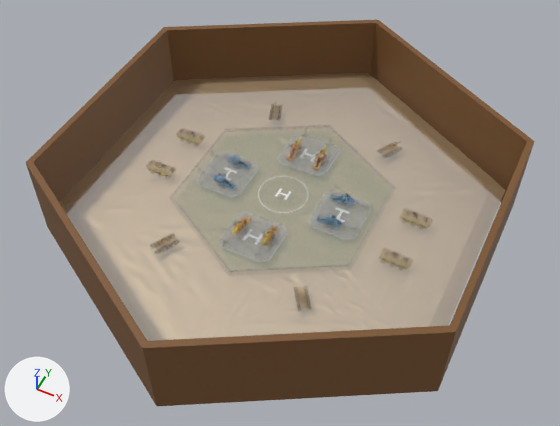
The FBX model Assets/ZombieRunner/Models/Castle/lau dai 3.fbx as it was, and as the next commit left it.
Before and after are seen from a 50 mm lens placed at (6.32, -12.82, 15.32), pointed at (0.17, -0.52, -0.04). Lighting does not change. The marker at lower left points along +X, +Y and +Z. Where no turn or scale is listed for an object, it has been applied to the vertices. Vertices at the same position are counted once.
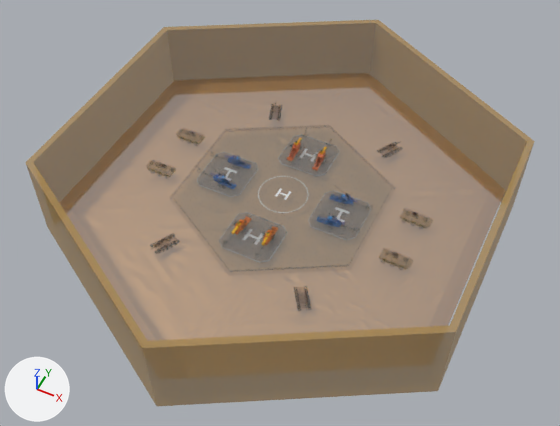
What differs and where, as boxes [x1, y1, x2, y2] in the pictures (560 x 426 px):
'Circle.004', surface changed
    both: [60, 73, 505, 341]
'Circle.007', surface changed, recoloured
    both: [25, 20, 534, 406]
'Circle.011', surface changed
    both: [219, 212, 287, 263]
'Circle.010', surface changed
    both: [308, 190, 371, 241]
'Circle.008', surface changed
    both: [197, 152, 258, 197]
'Circle.012', surface changed
    both: [278, 135, 340, 176]
'Circle.006', surface changed
    both: [258, 176, 309, 213]
'Plane.004', surface changed
    both: [231, 216, 251, 234]
'Plane.003', surface changed, recoloured
    both: [261, 226, 278, 245]
'Plane.017', surface changed
    both: [312, 147, 327, 170]
'Plane.006', surface changed, recoloured
    both: [287, 138, 302, 161]

Diff of the bpy script that builds the scene:
```diff
--- a/Assets/ZombieRunner/Models/Castle/lau dai 3.fbx.py
+++ b/Assets/ZombieRunner/Models/Castle/lau dai 3.fbx.py
@@ img_mainpalate_png @@
-img_mainpalate_png = load_image('MainPalate.png', 'MainPalate.png', 7, 14, 'Non-Color')
+img_mainpalate_png = load_image('MainPalate.png', 'MainPalate.png', 7, 14, 'sRGB')
@@ img_mainpalate_png_001 @@
+img_mainpalate_png_001 = load_image('MainPalate.png.001', 'MainPalate.png', 7, 14, 'Non-Color')
@@ mat_default_colour_palate @@
 n3 = _N.new('ShaderNodeTexImage'); n3.name = 'Image Texture.001'
-n3.image = img_mainpalate_png
+n3.image = img_mainpalate_png_001
 _L.new(n2.outputs[0], n0.inputs[0])  # 'Color' to 'Base Color'
@@ mat_sand @@
 n3 = _N.new('ShaderNodeTexImage'); n3.name = 'Image Texture.001'
-n3.image = img_mainpalate_png
+n3.image = img_mainpalate_png_001
 _L.new(n2.outputs[0], n0.inputs[0])  # 'Color' to 'Base Color'
@@ me_plane_019 @@
 me_plane_019.from_pydata(...)  # 1156 vertices, 1073 faces; spans x -0.43..0.784, y -0.205..0.197, z -0.165..0.209
-me_plane_019.materials.append(mat_metal)
+me_plane_019.materials.append(mat_default_colour_palate)
@@ me_circle_006 @@
 me_circle_006.from_pydata(...)  # 24 vertices, 24 faces; spans x -5.59..5.59, y -6.46..6.46, z -2.39..0.08
 # used by ob_circle_007; location = (0.0, 0.0, 1.6)
-me_circle_006.materials.append(mat_material)  # brown #7d5630
+# me_circle_006 part 1: texture (UV) coordinates of 24 of 24 faces, centred in x -5.59..5.59, y -4.84..4.84, z -2.39..0.08, changed; they spanned u 0.92..0.92, v 0.67..0.67 and now span u 0.06..0.06, v 0.04..0.04
+me_circle_006.materials.append(mat_default_colour_palate)
@@ me_plane_022 @@
 me_plane_022.from_pydata(...)  # 1136 vertices, 1060 faces; spans x -0.191..0.198, y -0.431..0.784, z -0.165..0.209
-me_plane_022.materials.append(mat_metal)
+me_plane_022.materials.append(mat_default_colour_palate)
@@ me_plane_020 @@
 me_plane_020.from_pydata(...)  # 1140 vertices, 1057 faces; spans x -0.202..0.197, y -0.784..0.432, z -0.165..0.209
-me_plane_020.materials.append(mat_metal)
+me_plane_020.materials.append(mat_default_colour_palate)
```
